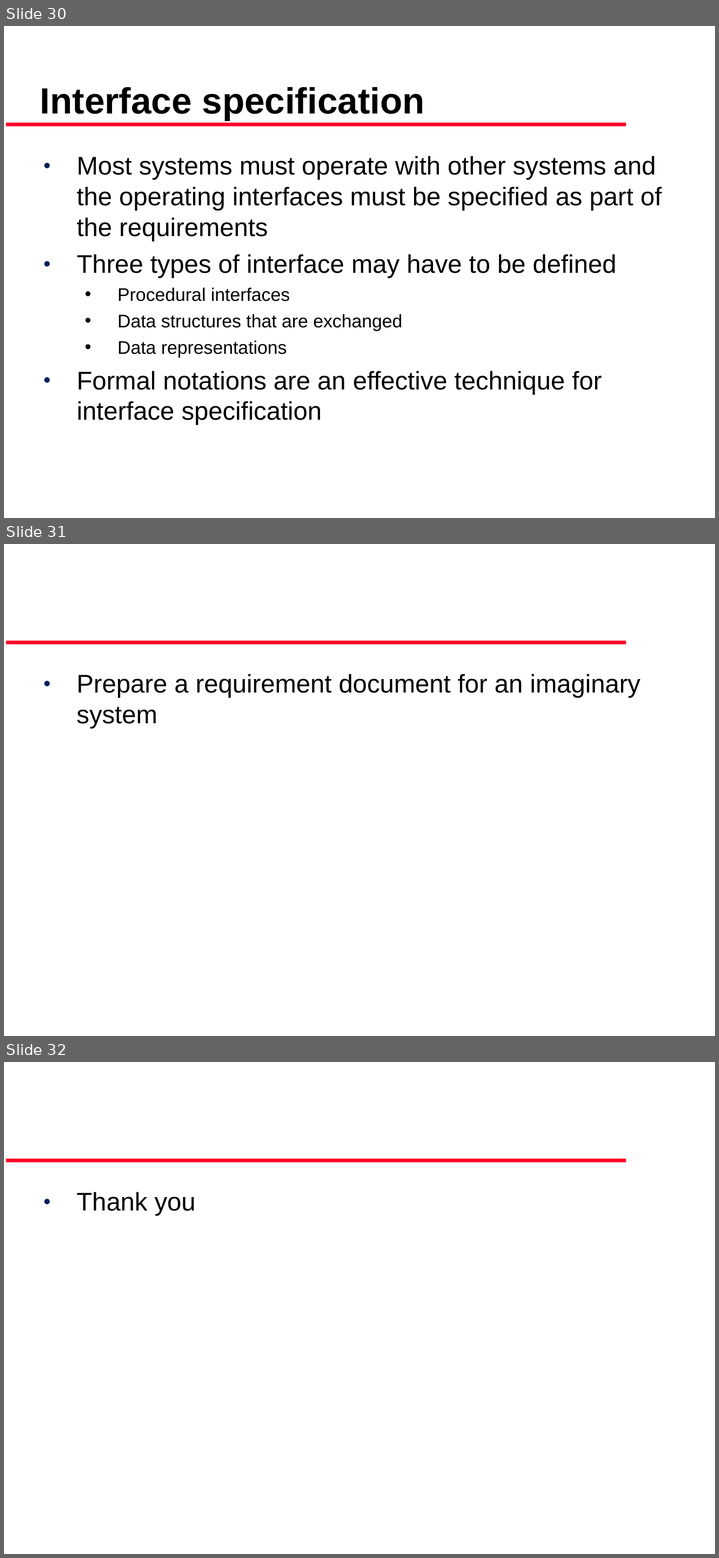
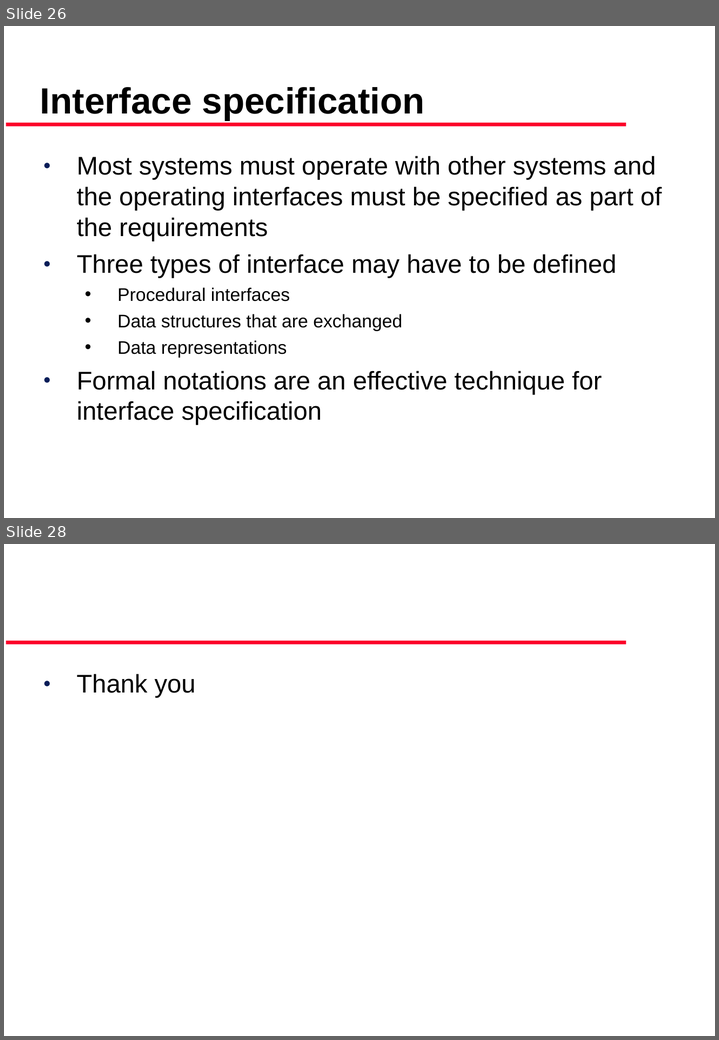
Before and after one commit to robispider/bdgovtest, a slide deck: Presentation/software Requirements.ppt. Shown one above the other, each under a label of ours: slides 30, 31 and 32 before the commit, slides 26 and 28 after it; the slides between them are not shown. The pictures are 719x1558 and 719x1040 pixels, drawn with LibreOffice and Linux fonts; fonts in the diff are those of the drawing. Boxes give left, top, right and bottom in pixels: in the first picture for what was removed or moved away, otherwise in the second. Text is boxed around its words. In the diff, an @@ line names an element or a change of style, - is before the commit and + after.

```diff
--- a/Presentation/software Requirements.ppt
+++ b/Presentation/software Requirements.ppt
@@ slide 31 removed at (4, 544, 715, 1036), background #FFFFFF; not listed: 1 template element that a slide beside it also shows @@
@@ text removed at (76, 674, 641, 729) @@
-● Prepare a requirement document for an imaginary system
@@ what was slide 30 is now slide 26 @@
@@ what was slide 32 is now slide 28 @@
```
Also in this commit, not shown: 2 slides changed, 1 slide added, 4 other slides removed, 6 other files.
